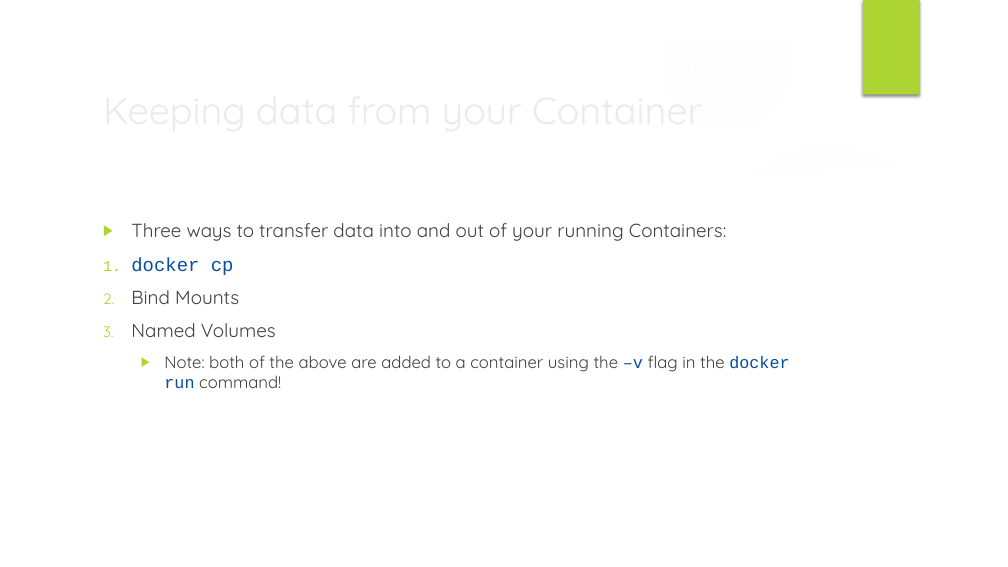
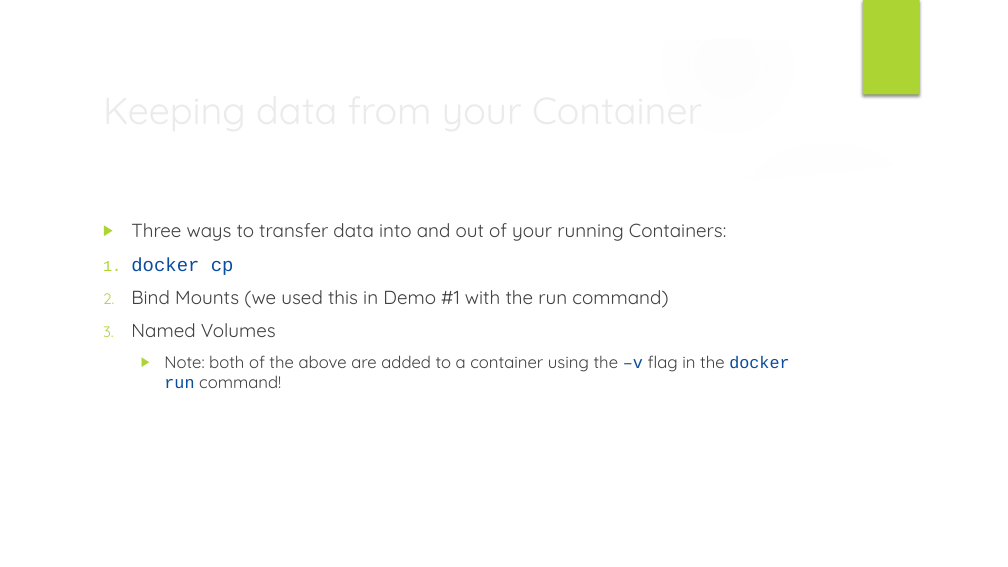
Before and after one commit to ilanham/Presentations, a slide deck: slide 9 of Developing for SQL Server with Docker.pptx. Drawn at 1008x567 pixels with LibreOffice and Linux fonts; fonts in the diff are those of the drawing; background and template pictures are left out. Boxes give left, top, right and bottom in pixels: in the first picture for what was removed or moved away, otherwise in the second. Text is boxed around its words. In the diff, an @@ line names an element or a change of style, - is before the commit and + after.

Commit message:
Addl content for Demo 2 of Docker presentation

```diff
--- a/Developing for SQL Server with Docker.pptx
+++ b/Developing for SQL Server with Docker.pptx
@@ text at (131,290,668,308): text changed @@
-2. Bind Mounts
+2. Bind Mounts (we used this in Demo #1 with the run command)
```
Also in this commit, not shown: 3 other slides changed, 2 slides added.
